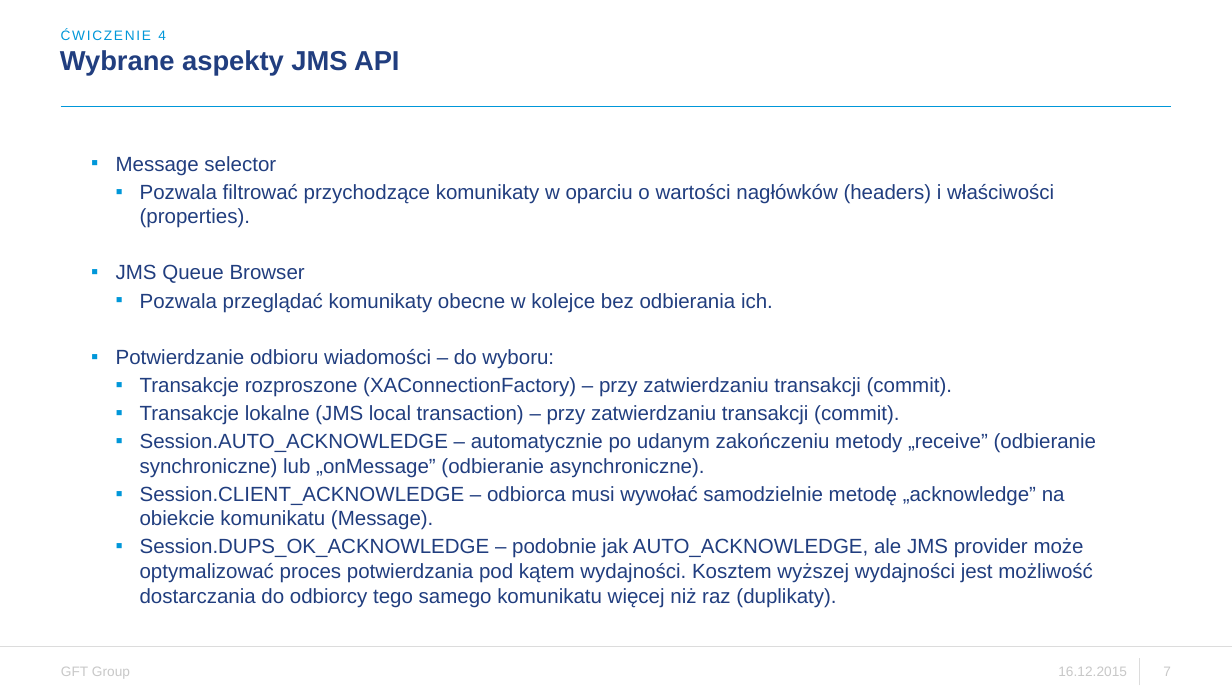
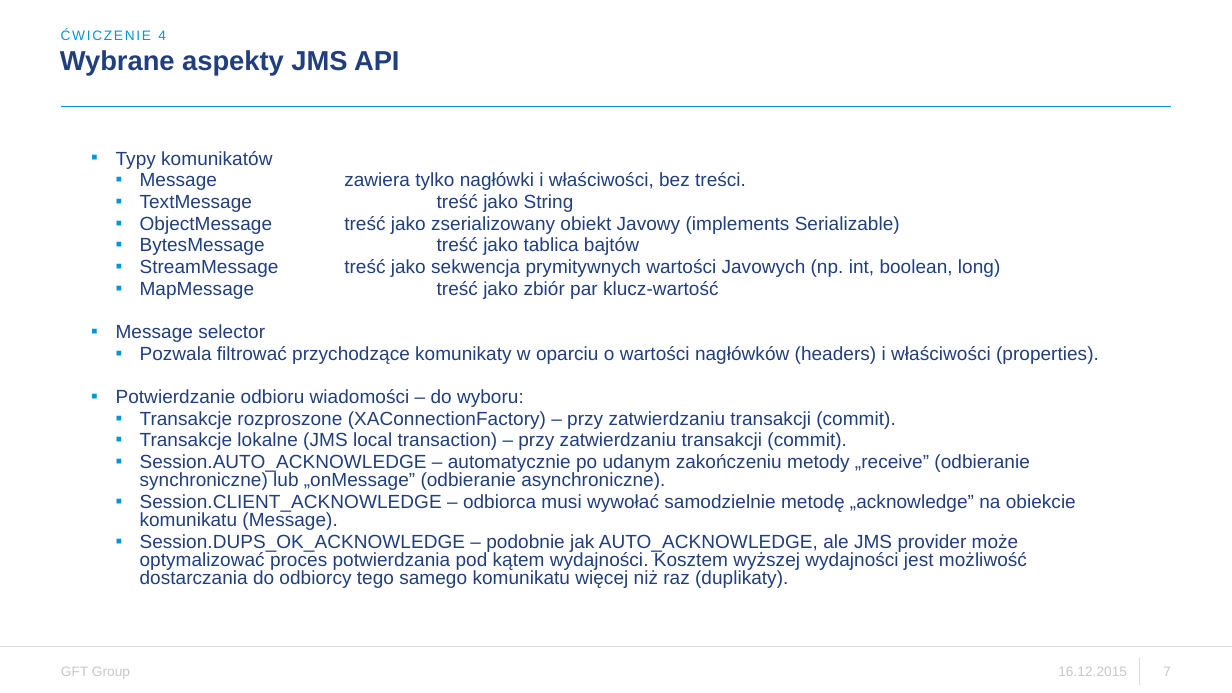
Before and after one commit to zenek24pl/exercise4, a slide deck: slide 7 of WDSR - ćwiczenie 4.pptx. Drawn at 1232x693 pixels with LibreOffice and Linux fonts; fonts in the diff are those of the drawing; background and template pictures are left out. Boxes give left, top, right and bottom in pixels: in the first picture for what was removed or moved away, otherwise in the second. Text is boxed around its words. In the diff, an @@ line names an element or a change of style, - is before the commit and + after.

Commit message:
Added message types

```diff
--- a/WDSR - ćwiczenie 4.pptx
+++ b/WDSR - ćwiczenie 4.pptx
@@ text at (116, 151, 1000, 299): paragraphs added @@
+  ▪ Typy komunikatów
+    ▪ Message zawiera tylko nagłówki i właściwości, bez treści.
+    ▪ TextMessage treść jako String
+    ▪ ObjectMessage treść jako zserializowany obiekt Javowy (implements Serializable)
+    ▪ BytesMessage treść jako tablica bajtów
+    ▪ StreamMessage treść jako sekwencja prymitywnych wartości Javowych (np. int, boolean, long)
+    ▪ MapMessage treść jako zbiór par klucz-wartość
@@ text at (116, 264, 773, 312): paragraphs removed @@
-  ▪ JMS Queue Browser
-    ▪ Pozwala przeglądać komunikaty obecne w kolejce bez odbierania ich.
@@ text at (116, 324, 1099, 588): size 12 to 11.1 pt in "Message selector", "Pozwala filtrować przychodzące komunikaty w oparciu o ...", "Potwierdzanie odbioru wiadomości – do wyboru:", "Transakcje rozproszone (XAConnectionFactory) – przy zatwierd ..." and 4 more places; line spacing 1 to 0.8 @@
```
Also in this commit, not shown: 1 other slide changed.
